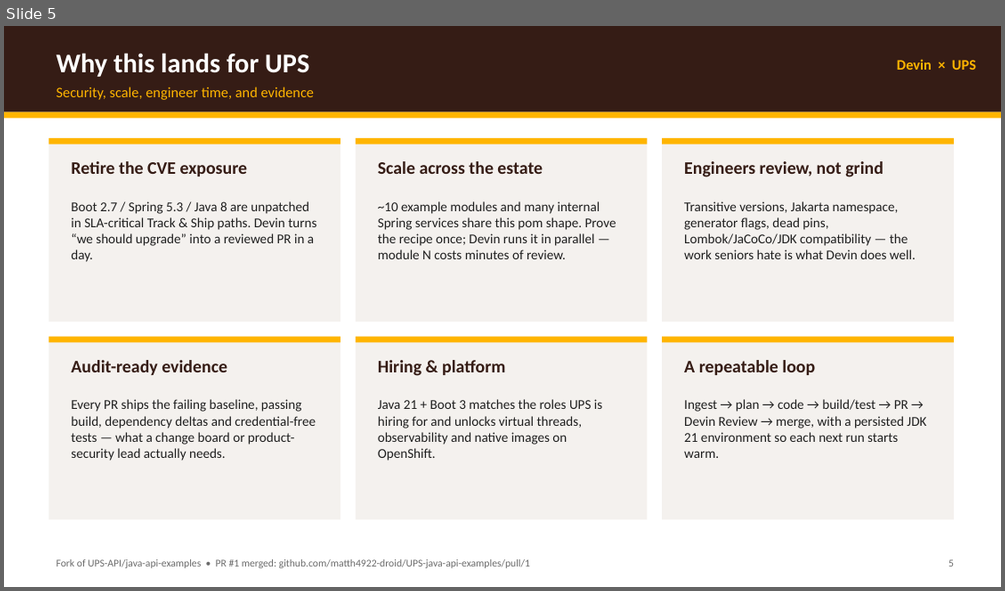
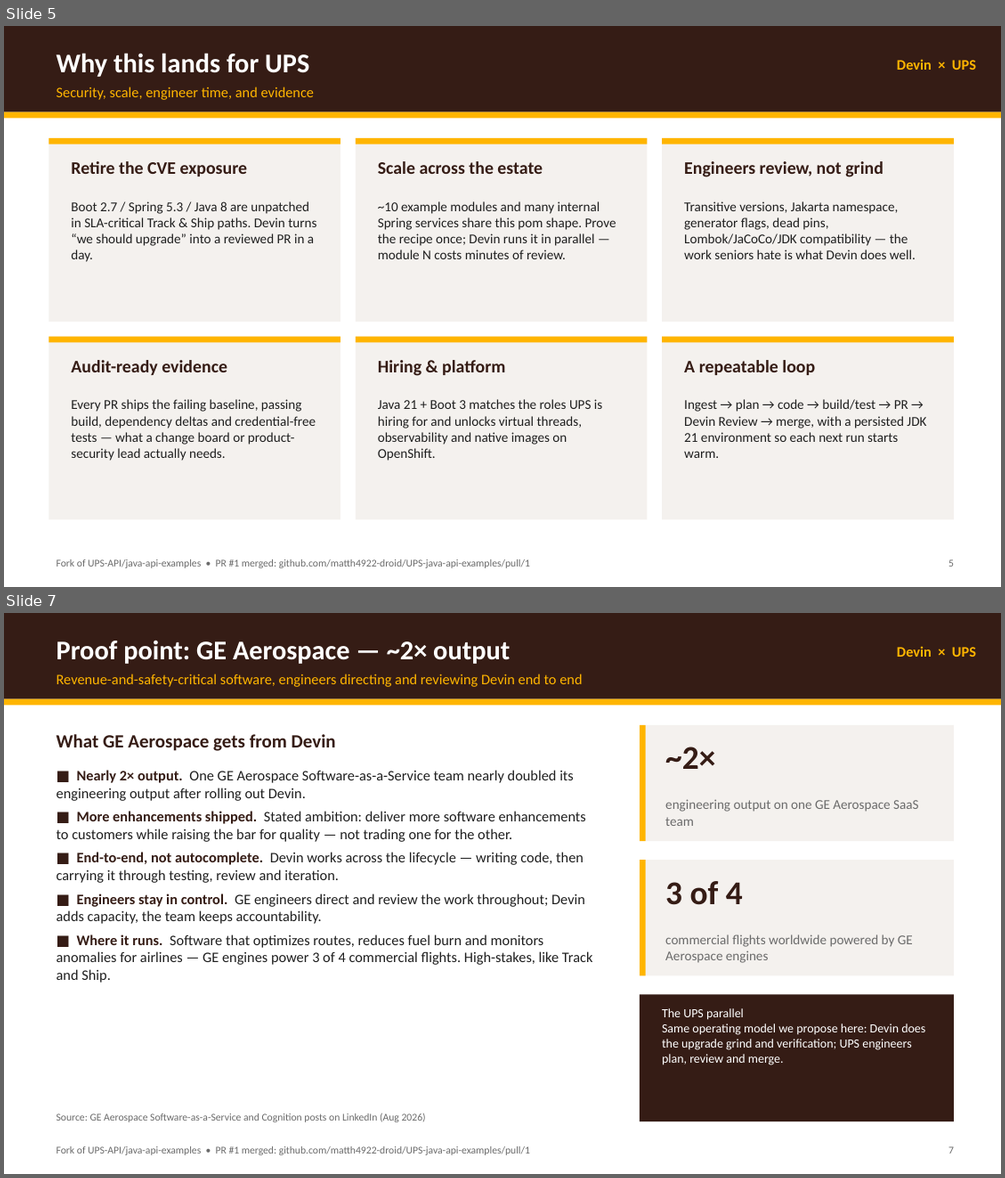
Before and after one commit to matth4922-droid/UPS-java-api-examples, a slide deck: demo-materials/UPS-Devin-Summary-and-ROI.pptx. Shown one above the other, each under a label of ours: slide 5 before the commit, slides 5 and 7 after it; the slides between them are not shown. The pictures are 1005x591 and 1005x1178 pixels, drawn with LibreOffice and Linux fonts; fonts in the diff are those of the drawing. Boxes give left, top, right and bottom in pixels: in the first picture for what was removed or moved away, otherwise in the second. Text is boxed around its words. In the diff, an @@ line names an element or a change of style, - is before the commit and + after.

```diff
--- a/demo-materials/UPS-Devin-Summary-and-ROI.pptx
+++ b/demo-materials/UPS-Devin-Summary-and-ROI.pptx
@@ slide 7 added at <box>4,613,1001,1174</box>, background #FFFFFF @@
@@ rectangle added at <box>4,613,1001,699</box>, fill #351C15 @@
@@ text added at <box>57,640,510,664</box>, 26 pt, text #FFFFFF, bold @@
+Proof point: GE Aerospace — ~2× output
@@ text added at <box>897,646,976,657</box>, 14 pt, text #FFB500, bold @@
+Devin × UPS
@@ text added at <box>57,674,582,687</box>, 14 pt, text #FFB500 @@
+Revenue-and-safety-critical software, engineers directing and reviewing Devin end to end
@@ rectangle added at <box>4,699,1001,705</box>, fill #FFB500 @@
@@ text added at <box>57,734,336,751</box>, 18 pt, text #351C15, bold @@
+What GE Aerospace gets from Devin
@@ rectangle added at <box>639,725,954,841</box>, fill #F4F1EE @@
@@ rectangle added at <box>639,725,646,841</box>, fill #FFB500 @@
@@ text added at <box>57,770,593,982</box>, 14 pt, text #1F1F1F @@
+■ Nearly 2× output. One GE Aerospace Software-as-a-Service team nearly doubled its engineering output after rolling out Devin.
+■ More enhancements shipped. Stated ambition: deliver more software enhancements to customers while raising the bar for quality — not trading one for the other.
+■ End-to-end, not autocomplete. Devin works across the lifecycle — writing code, then carrying it through testing, review and iteration.
+■ Engineers stay in control. GE engineers direct and review the work throughout; Devin adds capacity, the team keeps accountability.
+■ Where it runs. Software that optimizes routes, reduces fuel burn and monitors anomalies for airlines — GE engines power 3 of 4 commercial flights. High-stakes, like Track and Ship.
@@ text added at <box>665,747,715,769</box>, 32 pt, text #351C15, bold @@
+~2×
@@ text added at <box>665,799,918,826</box>, 13 pt, text #6B6B6B @@
+engineering output on one GE Aerospace SaaS team
@@ rectangle added at <box>639,860,954,976</box>, fill #F4F1EE @@
@@ rectangle added at <box>639,860,646,976</box>, fill #FFB500 @@
@@ text added at <box>665,881,743,905</box>, 32 pt, text #351C15, bold @@
+3 of 4
@@ text added at <box>665,934,913,963</box>, 13 pt, text #6B6B6B @@
+commercial flights worldwide powered by GE Aerospace engines
@@ rectangle added at <box>639,995,954,1121</box>, fill #351C15 @@
@@ text added at <box>662,1008,925,1065</box>, 12 pt, text #FFFFFF @@
+The UPS parallel
+Same operating model we propose here: Devin does the upgrade grind and verification; UPS engineers plan, review and merge.
@@ text added at <box>57,1112,426,1122</box>, 10 pt, text #6B6B6B @@
+Source: GE Aerospace Software-as-a-Service and Cognition posts on LinkedIn (Aug 2026)
@@ text added at <box>57,1146,530,1155</box>, 10 pt, text #6B6B6B @@
+Fork of UPS-API/java-api-examples • PR #1 merged: github.com/matth4922-droid/UPS-java-api-examples/pull/1
@@ text added at <box>948,1146,954,1153</box>, 10 pt, text #6B6B6B @@
+7
```
Also in this commit, not shown: 4 slides changed, 1 other slide added, 1 other file.
